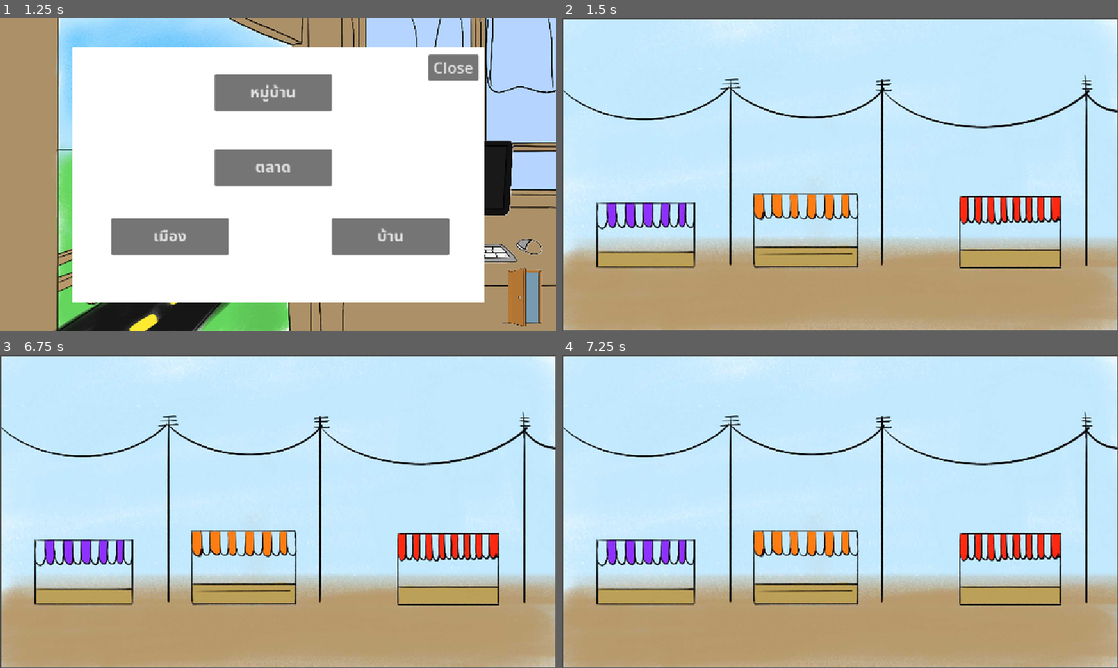
Above: before the commit, frames 1-4 (two rows, left to right).
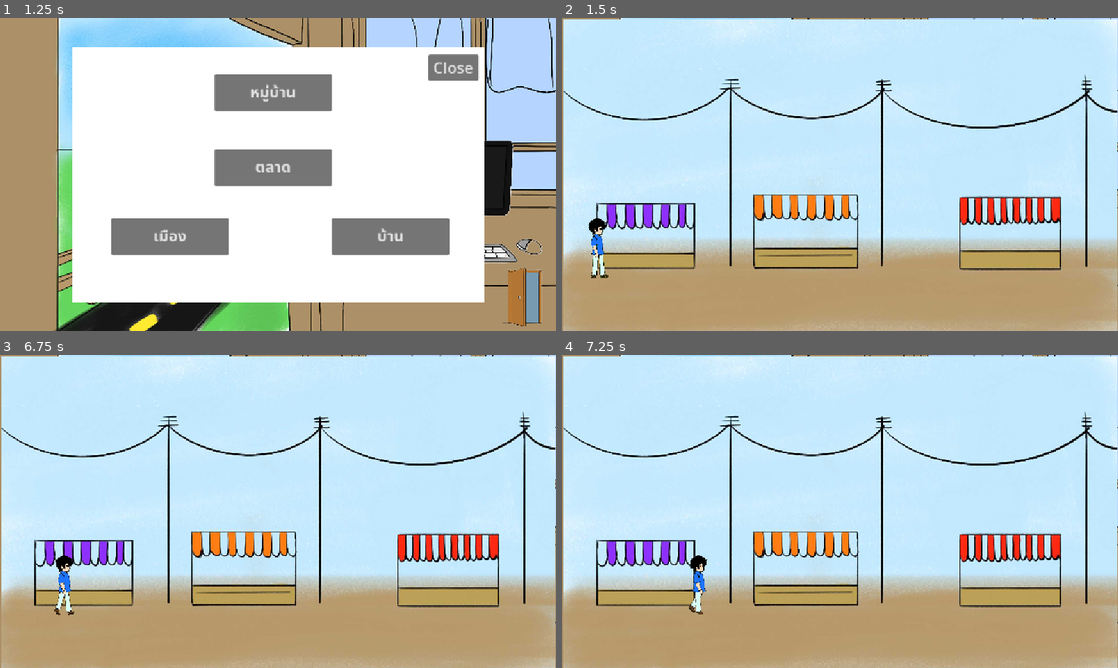
Above: after the commit, the same moments.

Repository: HeHHeyboi/BakChangKhom
Game: Godot game, scene res://Scene/Home.tscn
Same seed, same stepped clock (60 frames per second), same inputs: the game is played once before the commit and once after it. The project has no main scene, so this scene is started directly.
Inputs (mouse positions are in pixels of both pictures, inside the frame that each line leads up to):
- Up to frame 1 (1.25 s): click "Map" at 0.5 s
- Up to frame 2 (1.5 s): click "ตลาด" at 1.25 s
- Up to frame 3 (6.75 s): click (439, 536) at 2.02 s; click (522, 633) at 2.77 s; click (261, 583) at 3.52 s; click (272, 430) at 4.25 s, where only the run after the commit has a clickable "หมู่บ้าน"; click (389, 574) at 5 s, where only the run after the commit has a clickable "บ้าน"; click (172, 574) at 5.75 s, where only the run after the commit has a clickable "เมือง"; tap Enter at 6.5 s; move the mouse to (400, 495) at 6.52 s; hold D (right) from 6.53 s (still down); tap E at 6.6 s; click (400, 495) at 6.67 s
- Up to frame 4 (7.25 s): keep holding D (right)

Frame 1 is identical in both runs. In frame 2, 4.7% of the frame differs, in the area x 0-100%, y 0-100%; in frame 3, 4.6%; in frame 4, 4.7%.

Commit message:
Add player in Market.tscn

Diff:
--- a/Scene/Market.tscn
+++ b/Scene/Market.tscn
@@ -1,10 +1,57 @@
-[gd_scene load_steps=2 format=3 uid="uid://cdd6joa1wt3t0"]
+[gd_scene load_steps=6 format=3 uid="uid://cdd6joa1wt3t0"]
 
 [ext_resource type="Texture2D" uid="uid://c0jo4bxs3frca" path="res://Assets/Background/Market.jpg" id="1_rr2rx"]
+[ext_resource type="PackedScene" uid="uid://bv27tmq83wldi" path="res://Scene/Player.tscn" id="2_wpv1i"]
+
+[sub_resource type="RectangleShape2D" id="RectangleShape2D_wpv1i"]
+size = Vector2(63, 653)
+
+[sub_resource type="RectangleShape2D" id="RectangleShape2D_5w0dp"]
+size = Vector2(403.5, 1157)
+
+[sub_resource type="RectangleShape2D" id="RectangleShape2D_806qg"]
+size = Vector2(86.5, 1157)
 
 [node name="Market" type="Node2D"]
 
 [node name="Market" type="Sprite2D" parent="."]
-position = Vector2(576, 324)
-scale = Vector2(0.597917, 0.594445)
+position = Vector2(576, 325.5)
+scale = Vector2(0.597917, 0.597223)
 texture = ExtResource("1_rr2rx")
+
+[node name="Player" parent="." instance=ExtResource("2_wpv1i")]
+position = Vector2(74, 471)
+
+[node name="Wall" type="StaticBody2D" parent="."]
+position = Vector2(-33, 322)
+collision_layer = 2
+
+[node name="CollisionShape2D" type="CollisionShape2D" parent="Wall"]
+position = Vector2(0, 3)
+shape = SubResource("RectangleShape2D_wpv1i")
+
+[node name="Wall3" type="StaticBody2D" parent="."]
+position = Vector2(1186, 325)
+collision_layer = 2
+
+[node name="CollisionShape2D" type="CollisionShape2D" parent="Wall3"]
+position = Vector2(0, 3)
+shape = SubResource("RectangleShape2D_wpv1i")
+
+[node name="Wall2" type="StaticBody2D" parent="."]
+position = Vector2(359, 238)
+rotation = -1.5708
+collision_layer = 2
+
+[node name="CollisionShape2D" type="CollisionShape2D" parent="Wall2"]
+position = Vector2(32.75, 216.5)
+shape = SubResource("RectangleShape2D_5w0dp")
+
+[node name="Wall4" type="StaticBody2D" parent="."]
+position = Vector2(368, 791)
+rotation = -1.5708
+collision_layer = 2
+
+[node name="CollisionShape2D" type="CollisionShape2D" parent="Wall4"]
+position = Vector2(191.25, 216.5)
+shape = SubResource("RectangleShape2D_806qg")
--- a/Scene/Player.tscn
+++ b/Scene/Player.tscn
@@ -142,6 +142,7 @@
 }
 
 [node name="Player" type="CharacterBody2D"]
+collision_mask = 2
 script = ExtResource("1_6l3be")
 
 [node name="CollisionShape2D" type="CollisionShape2D" parent="."]
--- a/Scripts/Home/market.gd
+++ b/Scripts/Home/market.gd
@@ -1,5 +1,7 @@
 extends Button
+
+@onready var marketScene = load("res://Scene/Market.tscn").instantiate() as Node2D
 
 
 func _on_market_pressed() -> void:
-	get_tree().change_scene_to_file("res://Scene/Market.tscn")
+	get_tree().root.add_child(marketScene)
